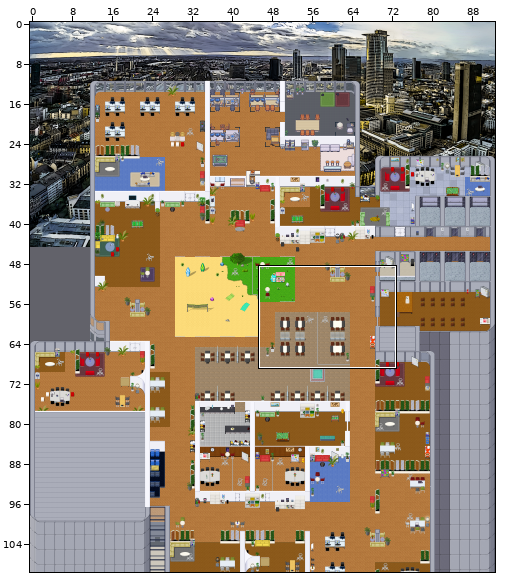
Tiled map (JSON): maps/map.tmj. The first picture is a wide view before the edit; the outline marks the close-up.
Close-up. Before:
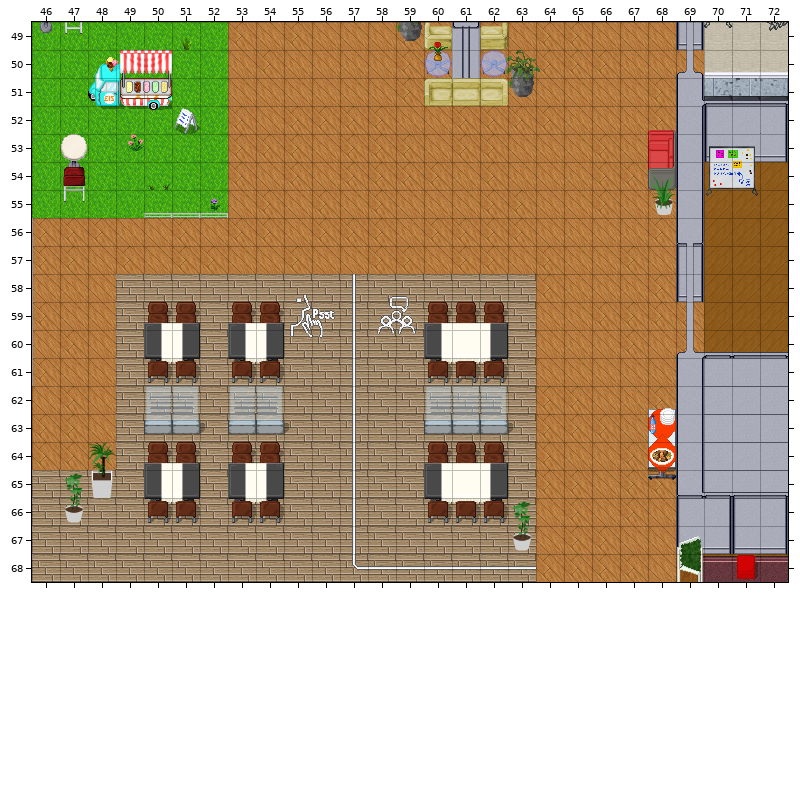
Cells are 32x32 px. Shown: x 46..72, y 49..68. The commit also changed other parts of the map, which this record leaves out.
New version:
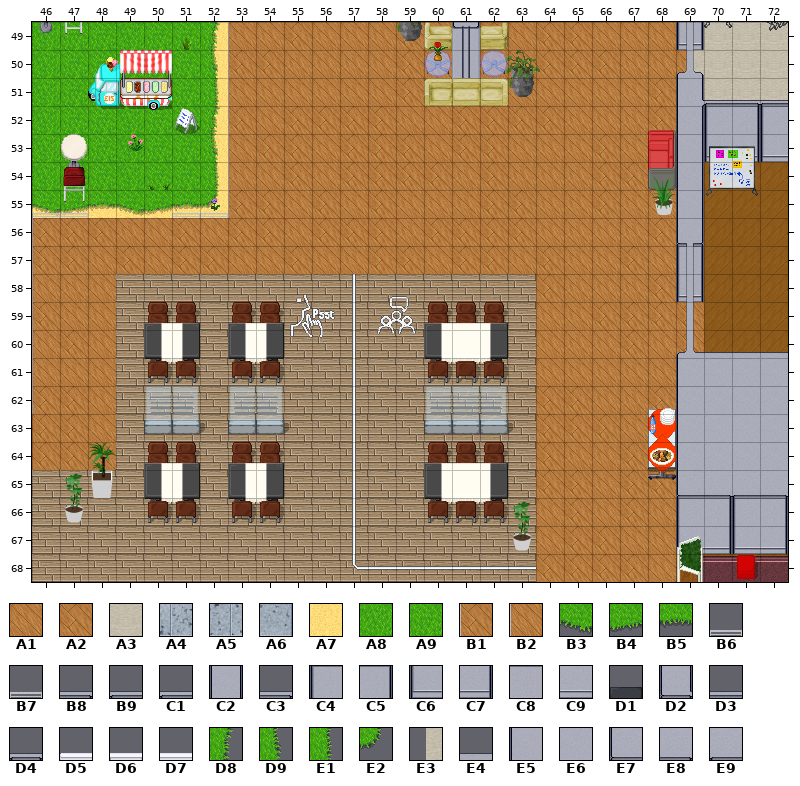
Key: from "Chunk 17": A1 89 flipped left-right, A2 90 flipped left-right, A3 159, A4 174, A5 175, A6 176, A7 179, A8 180, A9 181, B1 200 flipped left-right, B2 201 flipped left-right; from "Chunk 18": B3 17, B4 18, B5 22, B6 26, B7 27, B8 171, B9 172, C1 174, C2 194, C3 213, C4 216, C5 217, C6 222, C7 223, C8 254; from "Chunk 19": C9 1; from "Chunk 22": D1 127, D2 182, D3 183, D4 195, D5 214, D6 215, D7 216; from "Chunk 25": D8 63, D9 66, E1 69, E2 78, E3 117; from "Chunk 30": E4 54, E5 63, E6 64, E7 74, E8 75, E9 76.
__ is an empty cell, .. an unchanged one.
Edits made:
layer "collisions" opacity 0% -> 100%
layer "silent" opacity 0% -> 100%
--- layer "floor"
@@ x 46..72 @@
-49 .. .. .. .. .. .. A8 A2 .. .. .. .. .. .. .. .. .. .. .. .. .. .. .. .. .. .. ..
-50 .. .. .. .. .. .. A8 A1 .. .. .. .. .. .. .. .. .. .. .. .. .. .. .. .. .. .. ..
-51 .. .. .. .. .. .. A8 A1 .. .. .. .. .. .. .. .. .. .. .. .. .. .. .. .. A4 A5 A6
-52 .. .. .. .. .. .. A8 A2 .. .. .. .. .. .. .. .. .. .. .. .. .. .. .. .. .. .. ..
-53 .. .. .. .. .. .. A8 A2 .. .. .. .. .. .. .. .. .. .. .. .. .. .. .. .. .. .. ..
-54 .. .. .. .. .. .. A8 A2 .. .. .. .. .. .. .. .. .. .. .. .. .. .. .. .. .. .. ..
-55 A8 A8 A8 A8 A9 A9 A8 A1 .. .. .. .. .. .. .. .. .. .. .. .. .. .. .. .. .. .. ..
+49 .. .. .. .. .. .. A7 B2 .. .. .. .. .. .. .. .. .. .. .. .. .. .. .. .. .. .. ..
+50 .. .. .. .. .. .. A7 B1 .. .. .. .. .. .. .. .. .. .. .. .. .. .. .. .. .. .. ..
+51 .. .. .. .. .. .. A7 B2 .. .. .. .. .. .. .. .. .. .. .. .. .. .. .. .. A3 A3 A3
+52 .. .. .. .. .. .. A7 B1 .. .. .. .. .. .. .. .. .. .. .. .. .. .. .. .. .. .. ..
+53 .. .. .. .. .. .. A7 B2 .. .. .. .. .. .. .. .. .. .. .. .. .. .. .. .. .. .. ..
+54 .. .. .. .. .. .. A7 B2 .. .. .. .. .. .. .. .. .. .. .. .. .. .. .. .. .. .. ..
+55 A7 A7 A7 A7 A7 A7 A7 B1 .. .. .. .. .. .. .. .. .. .. .. .. .. .. .. .. .. .. ..
@@ x 46..46 @@
-61 B1
-62 A1
+61 B2
+62 B1
--- layer "carpet"
@@ x 46..52 @@
-49 .. .. .. .. .. .. __
-50 .. .. .. .. .. .. __
-51 .. .. .. .. .. .. __
-52 .. .. .. .. .. .. __
-53 .. .. .. .. .. .. __
-54 .. .. .. .. .. .. __
-55 __ __ __ __ B6 B7 B6
+49 .. .. .. .. .. .. D8
+50 .. .. .. .. .. .. D9
+51 .. .. .. .. .. .. E1
+52 .. .. .. .. .. .. D8
+53 .. .. .. .. .. .. D9
+54 .. .. .. .. .. .. E1
+55 B3 B4 B5 B3 B4 B5 E2
--- layer "floor2"
@@ x 69..69 @@
-50 __
+50 E3
@@ x 46..52 @@
-55 __ __ .. .. .. __ __
+55 B7 B6 .. .. .. B7 B6
--- layer "walls"
@@ x 71..72 @@
-52 C8 C5
-53 C9 C7
+52 C5 C4
+53 C7 C6
--- layer "top"
@@ x 70..72 @@
-51 D1 D1 D1
+51 __ __ __
--- layer "top3"
@@ x 70..72 @@
-50 D5 D6 D7
-51 C1 D3 C3
+50 __ __ __
+51 B9 B8 B9
@@ x 69..72 @@
-60 .. D4 C1 C3
-61 C2 __ __ __
-62 C2 __ __ __
-63 C2 __ __ __
-64 C2 __ __ __
-65 D2 D4 C1 C3
+60 .. E4 E4 E4
+61 E5 E6 E6 E6
+62 E5 E6 E6 E6
+63 E5 E6 E6 E6
+64 E5 E6 E6 E6
+65 E7 E8 E9 E8
